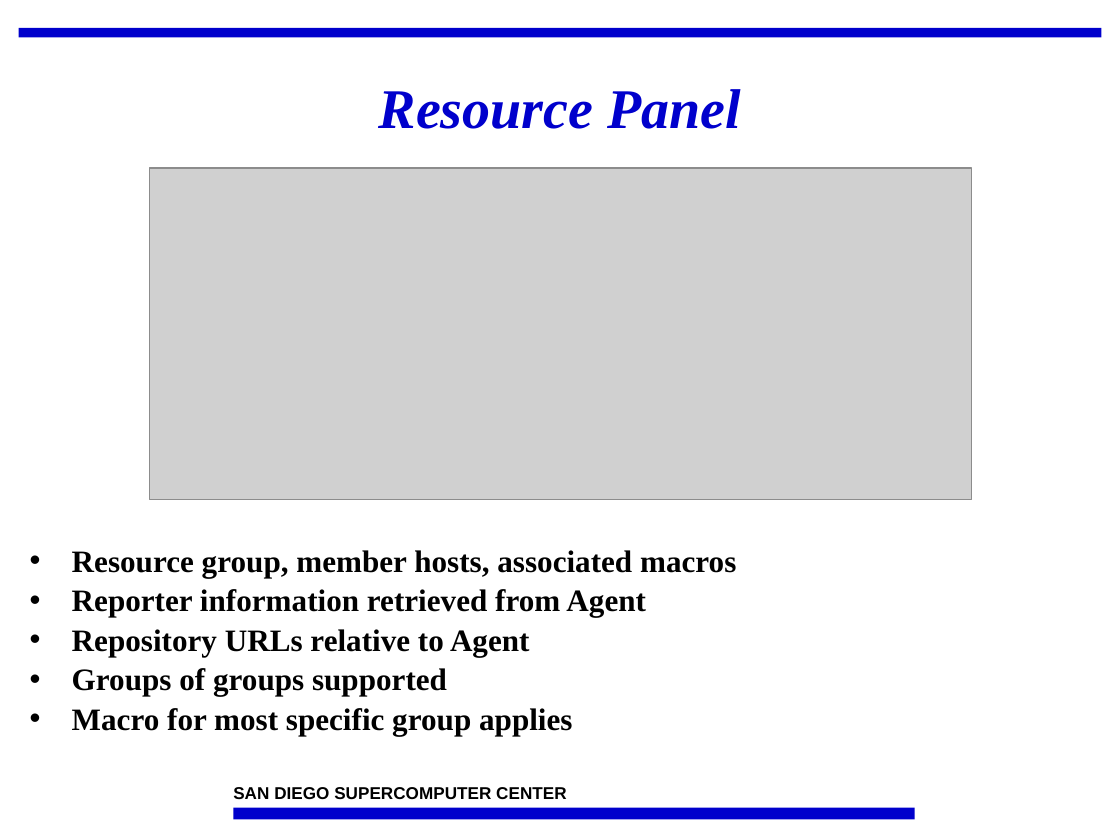
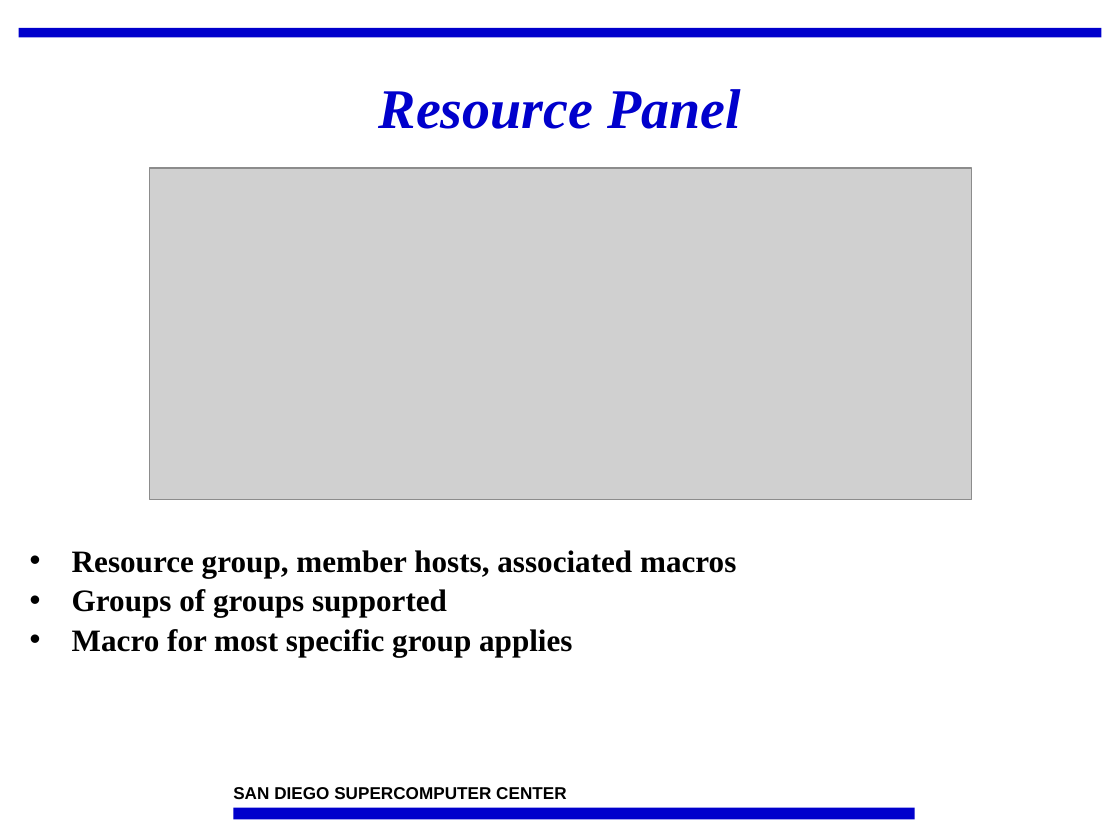
Before and after one commit to IncaProject/inca-xsede, a slide deck: slide 9 of talks/feb-06-workshop/incat.ppt (slide 8 before the commit). Drawn at 1120x840 pixels with LibreOffice and Linux fonts; fonts in the diff are those of the drawing; grey boxes stand for pictures; background and template pictures are left out. Boxes give left, top, right and bottom in pixels: in the first picture for what was removed or moved away, otherwise in the second. Text is boxed around its words. In the diff, an @@ line names an element or a change of style, - is before the commit and + after.

```diff
--- a/talks/feb-06-workshop/incat.ppt
+++ b/talks/feb-06-workshop/incat.ppt
@@ text at <box>72,589,646,656</box>: paragraphs removed @@
-• Reporter information retrieved from Agent
-• Repository URLs relative to Agent
```
Also in this commit, not shown: 6 other slides changed, 2 slides added.
